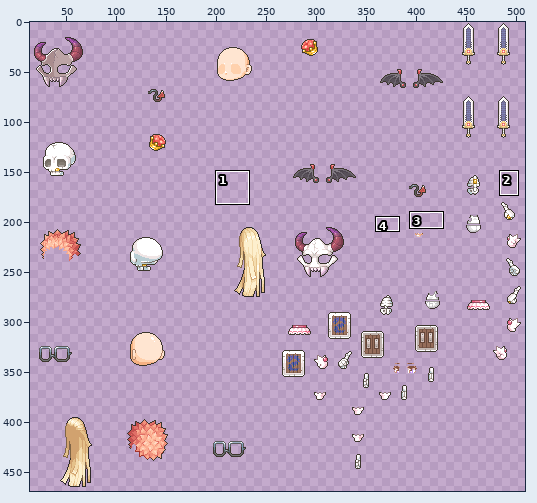
Two states of a sprite sheet, resources/dragonbones/bones_human01_tex.png. The first picture is a wide view before the edit; the outline marks the close-up.
Close-up. As it was:
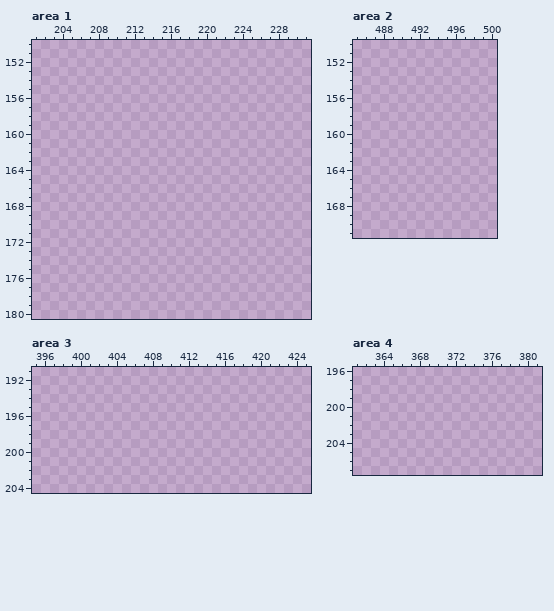
The file is 512x512 pixels. Colours within 5 levels of each other are drawn and written as one. Shown: area 1: x 201..231, y 150..180; area 2: x 485..500, y 150..171; area 3: x 395..425, y 191..204; area 4: x 361..381, y 196..207. The old version is drawn lined up with the new one. The wide view leaves out empty margins. The commit also changed other parts of the picture, which this record leaves out.
Now the later version:
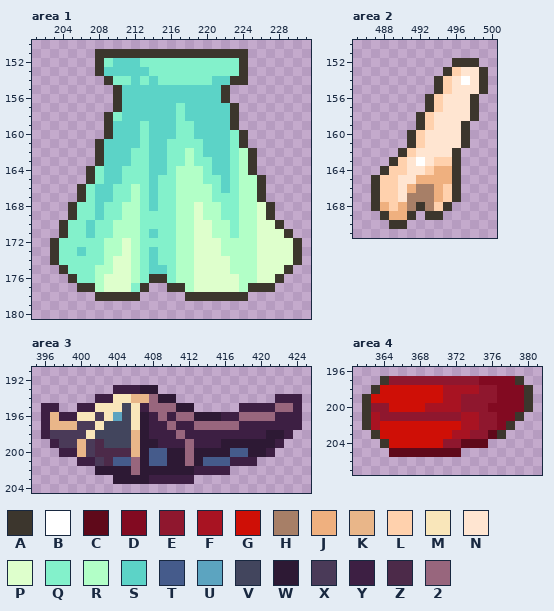
Palette (. is transparent): A #3c362d  B #ffffff  C #5f091a  D #820a21  E #8f172e  F #a81322  G #cf0f06  H #a77f67  J #efb07f  K #e9b689  L #ffd1ad  M #f9e6ba  N #ffe5d1  P #deffcc  Q #83f1cb  R #b2ffc7  S #5cd3c7  T #455b8b  U #5ca4c0  V #42455d  W #2d1934  X #4a3a58  Y #3d1f43  Z #4c2a49  2 #98667d
The exact change:
drawings rearranged on the sheet (the old picture shows each at its new place; 10 dropped ones are not shown)
--- area 1
@@ x 201..231 @@
 150 ...............................
-151 ...............................
-152 ...............................
-153 ...............................
-154 ...............................
-155 ...............................
-156 ...............................
-157 ...............................
-158 ...............................
-159 ...............................
-160 ...............................
-161 ...............................
-162 ...............................
-163 ...............................
-164 ...............................
-165 ...............................
-166 ...............................
-167 ...............................
-168 ...............................
-169 ...............................
-170 ...............................
-171 ...............................
-172 ...............................
-173 ...............................
-174 ...............................
-175 ...............................
-176 ...............................
-177 ...............................
-178 ...............................
+151 .......AAAAAAAAAAAAAAAAA.......
+152 .......AQSSSQQQQQQQQQQQA.......
+153 .......ASSSSSQQQQQQQQQQA.......
+154 ........AQQSQSQQQQQQSSAA.......
+155 .........ASSSSSSSSSSSA.........
+156 .........ASSSSSSSSSSSA.........
+157 .........ASSSSSSQSSSSSA........
+158 ........AQSSSSSSQSSSSSA........
+159 ........ASSSQSSSQQSSSSA........
+160 ........ASSSQSSSQQSSSSQA.......
+161 .......ASSSSQSSQQQQSSSQA.......
+162 .......ASSSQQSSQQRQSSSQRA......
+163 .......ASSSQQSSQQRQQSSQRA......
+164 ......AQSSQQQSSQRRRQSSQRA......
+165 ......AQSSQQQSQQRRRQQSQRRA.....
+166 .....AQSSQQRQSQQRRRRQSQRRA.....
+167 .....AQSSQQRQSQQRRRRQQQRRA.....
+168 ....AQQSQQRRQSQQRRPRRQQRRPA....
+169 ....AQQSQQRRQQQQRRPRRQQRRPA....
+170 ...AQQSQQRRRQQQQRRPPRRQRRPPA...
+171 ...AQQSQQRRRQSQQRRPPRRQRRPPPA..
+172 ..AQQQQQRRPRQQQQRRPPPRRRRPPPPA.
+173 ..AQQSQQRRPRQSQQRRPPPRRRRPPPPA.
+174 ..AQQQQQRPPRQSQQRRPPPPRRRPPPPA.
+175 ...AQQQRRPPRQSSQRRPPPPRRRPPPA..
+176 ....AQQRPPPRQAAQRRPPPPPRRPPA...
+177 .....AARPPPQA..AARPPPPPRAAA....
+178 .......AAAAA.....AAAAAAA.......
 179 ...............................
--- area 2
@@ x 485..500 @@
 151 ................
-152 ................
-153 ................
-154 ................
-155 ................
-156 ................
-157 ................
-158 ................
-159 ................
-160 ................
-161 ................
-162 ................
-163 ................
-164 ................
-165 ................
-166 ................
-167 ................
-168 ................
-169 ................
-170 ................
+152 ...........AAA..
+153 ..........ALNNA.
+154 .........ALNBNA.
+155 .........ALNNNA.
+156 ........ALNNNA..
+157 ........ALNNNA..
+158 .......ALNNNNA..
+159 .......ALNNNA...
+160 ......ALNNNNA...
+161 ......ALNNNNA...
+162 .....ALNNNNA....
+163 ....ALNBNLLA....
+164 ...ALLNNLJJA....
+165 ..ALLNNJJJJA....
+166 ..ALLNJHHJLA....
+167 ..ALLNHHHJLA....
+168 ..AJLJHAHLA.....
+169 ...AJJA.AA......
+170 ....AA..........
 171 ................
--- area 3
@@ x 395..425 @@
 192 ...............................
-193 ...............................
-194 ...............................
-195 ...............................
-196 ...............................
-197 ...............................
-198 ...............................
-199 ...............................
-200 ...............................
-201 ...............................
-202 ...............................
-203 ...............................
+193 .........YYYWW.................
+194 .......YYMMKK2WW...........YYY.
+195 .YY..YYMMMVMY222WW.....YYYY22Y.
+196 .YKYYMMXMUVMWY2Y22WWWYY2222YYY.
+197 .YKKKXXMVVVMWYY2YY22222YYYYYYY.
+198 .YXXXXMVVVVKWYYY2YYYYYYYYYWWY..
+199 ..YXXKXZVVVKWWYYY2YYYWWWWWWY...
+200 ...YYKXZZZZKWTTWW2WWWWTTWWY....
+201 .....YYXZTT2WTTWW2WTTTYYY......
+202 .......WWWW2WWWWWWYYYY.........
+203 .........WWWWYYYYY.............
 204 ...............................
--- area 4
@@ x 361..381 @@
 196 .....................
-197 .....................
-198 .....................
-199 .....................
-200 .....................
-201 .....................
-202 .....................
-203 .....................
-204 .....................
-205 .....................
+197 ...AEEEEEEEEEEDDDDA..
+198 ..AGGGGGGGFFFFEEDDDA.
+199 .AGGGGGGGGFFEEEEDDDA.
+200 .AEEGGGGFFFFEEEDDDDA.
+201 .AFEEEEEEEEEFFEEDDA..
+202 .AFGGGGGGGGGFFEEDA...
+203 ..AGGGGGGGGFFEECA....
+204 ...AGGGGGGEECCC......
+205 ....CCCCCCCC.........
 206 .....................
